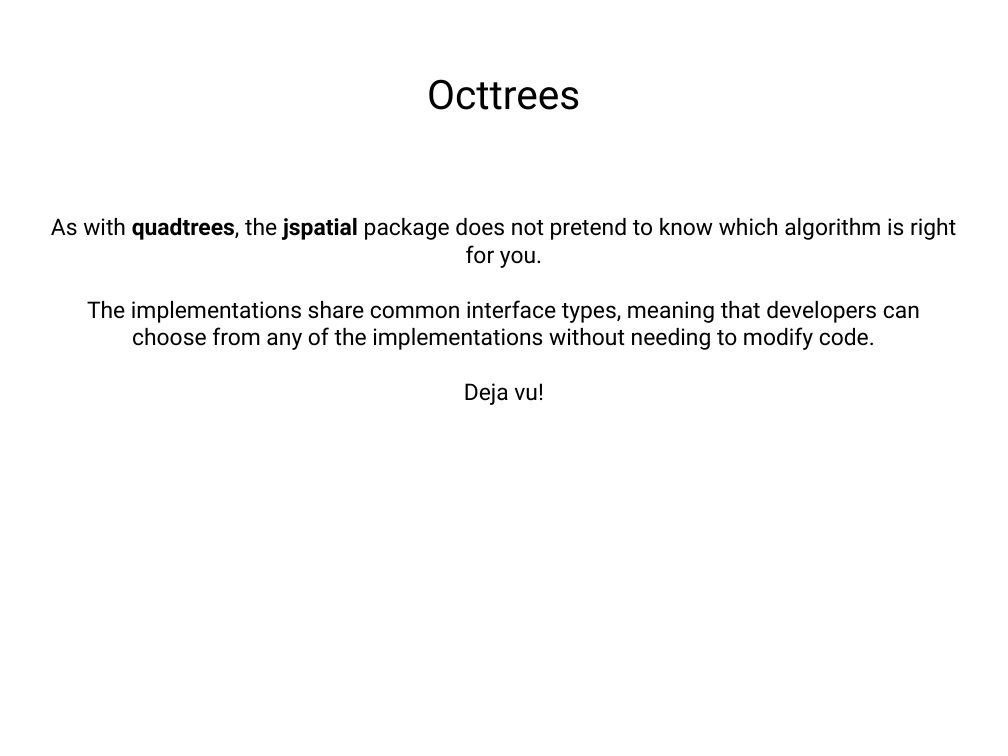
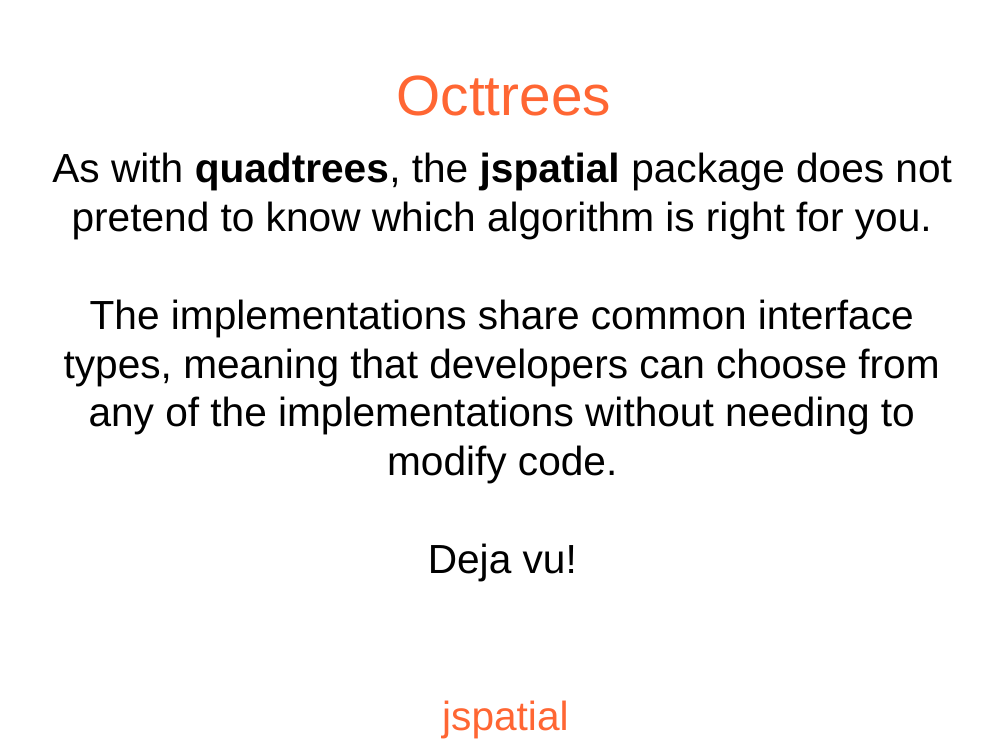
Before and after one commit to JogAmp/jogamp.org, a slide deck: slide 17 of doc/siggraph2013/bof/mark/jspatial.odp (slide 19 before the commit). Drawn at 1008x756 pixels with LibreOffice and Linux fonts; fonts in the diff are those of the drawing; background and template pictures are left out. Boxes give left, top, right and bottom in pixels: in the first picture for what was removed or moved away, otherwise in the second. Text is boxed around its words. In the diff, an @@ line names an element or a change of style, - is before the commit and + after.

```diff
--- a/doc/siggraph2013/bof/mark/jspatial.odp
+++ b/doc/siggraph2013/bof/mark/jspatial.odp
@@ title "Octtrees" at [397, 75, 611, 116]: size 32 to 44.7 pt, font Roboto to Arial, text colour #000000 to #FF6633 @@
@@ subtitle "As with quadtrees, the jspatial ...": place and size @@
-subtitle "As with quadtrees, the jspatial ..." at [51, 218, 956, 405]
+subtitle "As with quadtrees, the jspatial ..." at [52, 152, 951, 580]
@@ subtitle "As with quadtrees, the jspatial ..." at [52, 152, 951, 580]: size 18 to 32 pt, font Roboto to Arial @@
@@ title added at [442, 700, 568, 737], 32 pt, text #FF6633 @@
+jspatial
```
Also in this commit, not shown: 18 other slides changed, 1 slide added, 19 slides removed, 1 other file.
